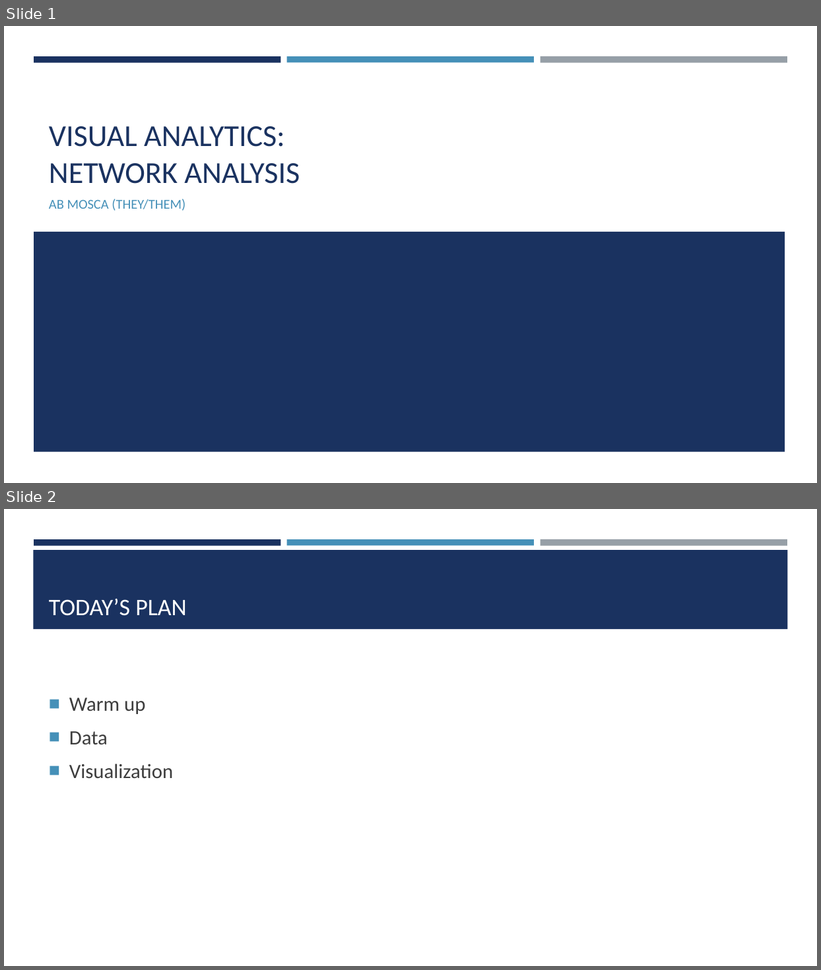
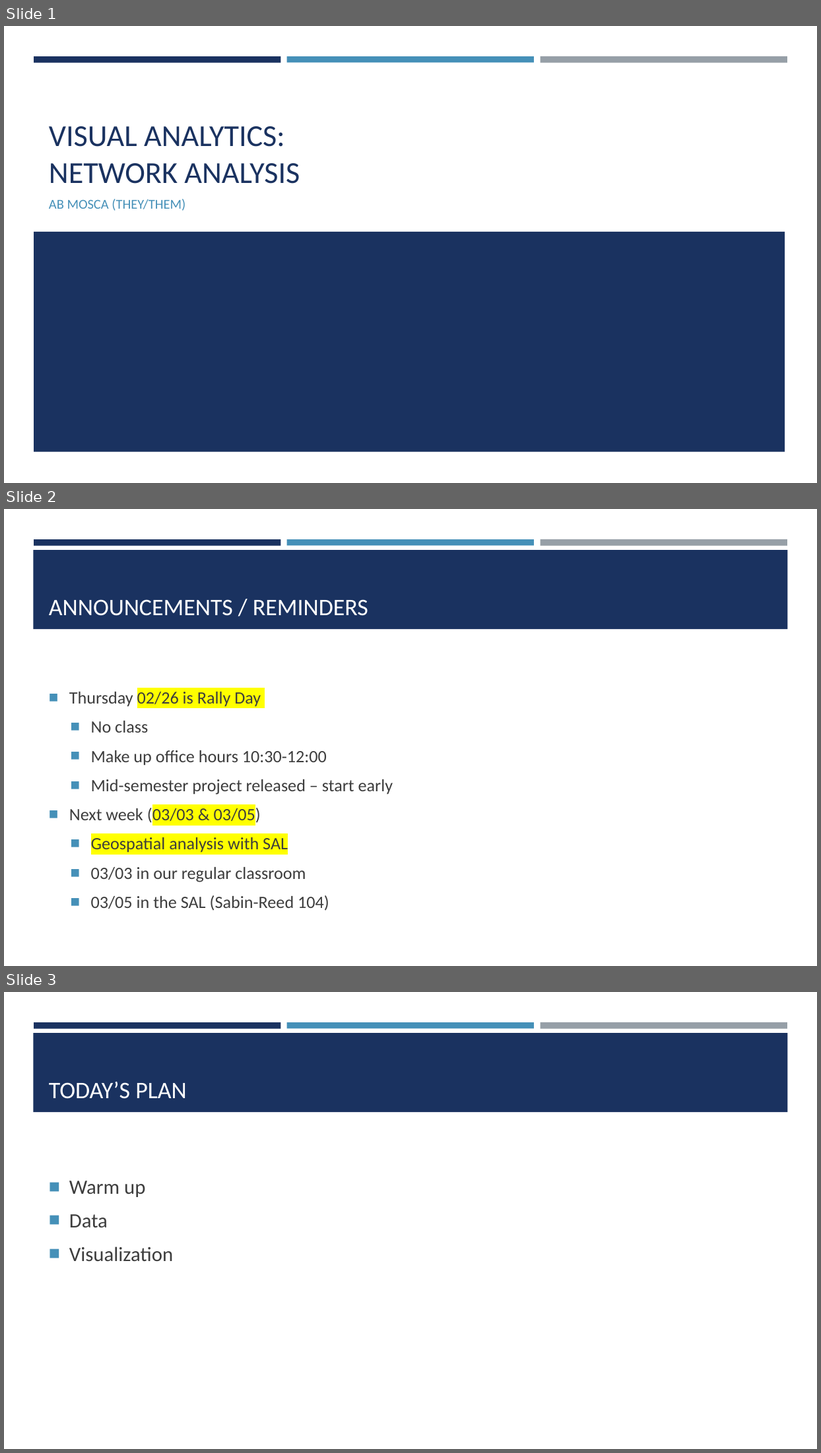
Before and after one commit to amosca01/SDS-CSC235, a slide deck: slides/08-network-lab.pptx. Shown one above the other, each under a label of ours: slides 1 and 2 before the commit, slides 1, 2 and 3 after it. The pictures are 821x970 and 821x1453 pixels, drawn with LibreOffice and Linux fonts; fonts in the diff are those of the drawing. Boxes give left, top, right and bottom in pixels: in the first picture for what was removed or moved away, otherwise in the second. Text is boxed around its words. In the diff, an @@ line names an element or a change of style, - is before the commit and + after.

```diff
--- a/slides/08-network-lab.pptx
+++ b/slides/08-network-lab.pptx
@@ slide 2 added at bbox=[4, 509, 817, 966], background #FFFFFF; not listed: 4 template elements that a slide beside it also shows @@
@@ title added at bbox=[49, 599, 368, 616], 28 pt, text #FFFFFF @@
+ANNOUNCEMENTS / REMINDERS
@@ text added at bbox=[69, 692, 393, 911], 20.4 pt, text #3D3D3D @@
+■ Thursday 02/26 is Rally Day
+  ■ No class
+  ■ Make up office hours 10:30-12:00
+  ■ Mid-semester project released – start early
+■ Next week (03/03 & 03/05)
+  ■ Geospatial analysis with SAL
+  ■ 03/03 in our regular classroom
+  ■ 03/05 in the SAL (Sabin-Reed 104)
@@ what was slide 2 is now slide 3 @@
```
Also in this commit, not shown: 6 other files.
